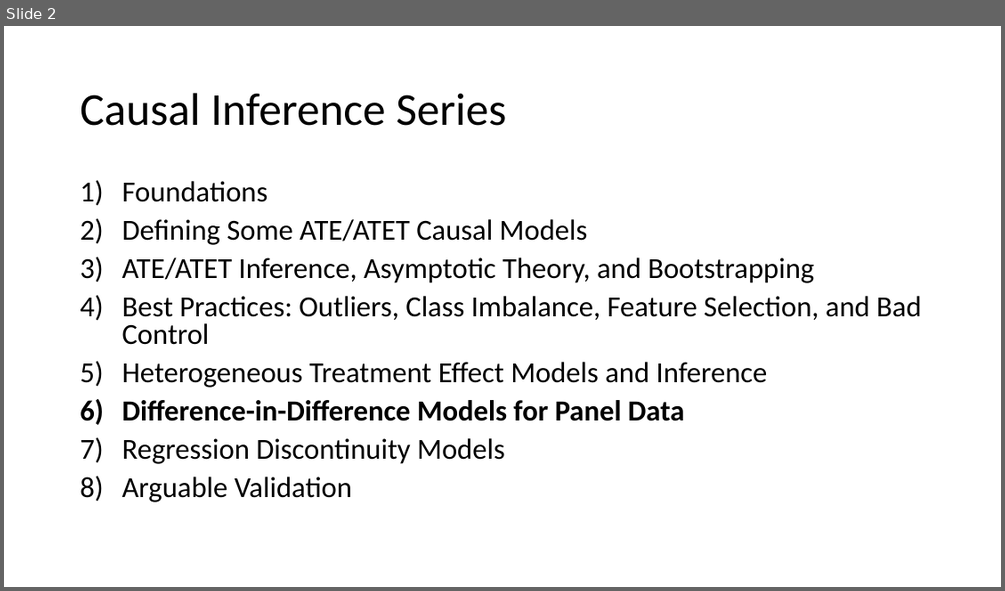
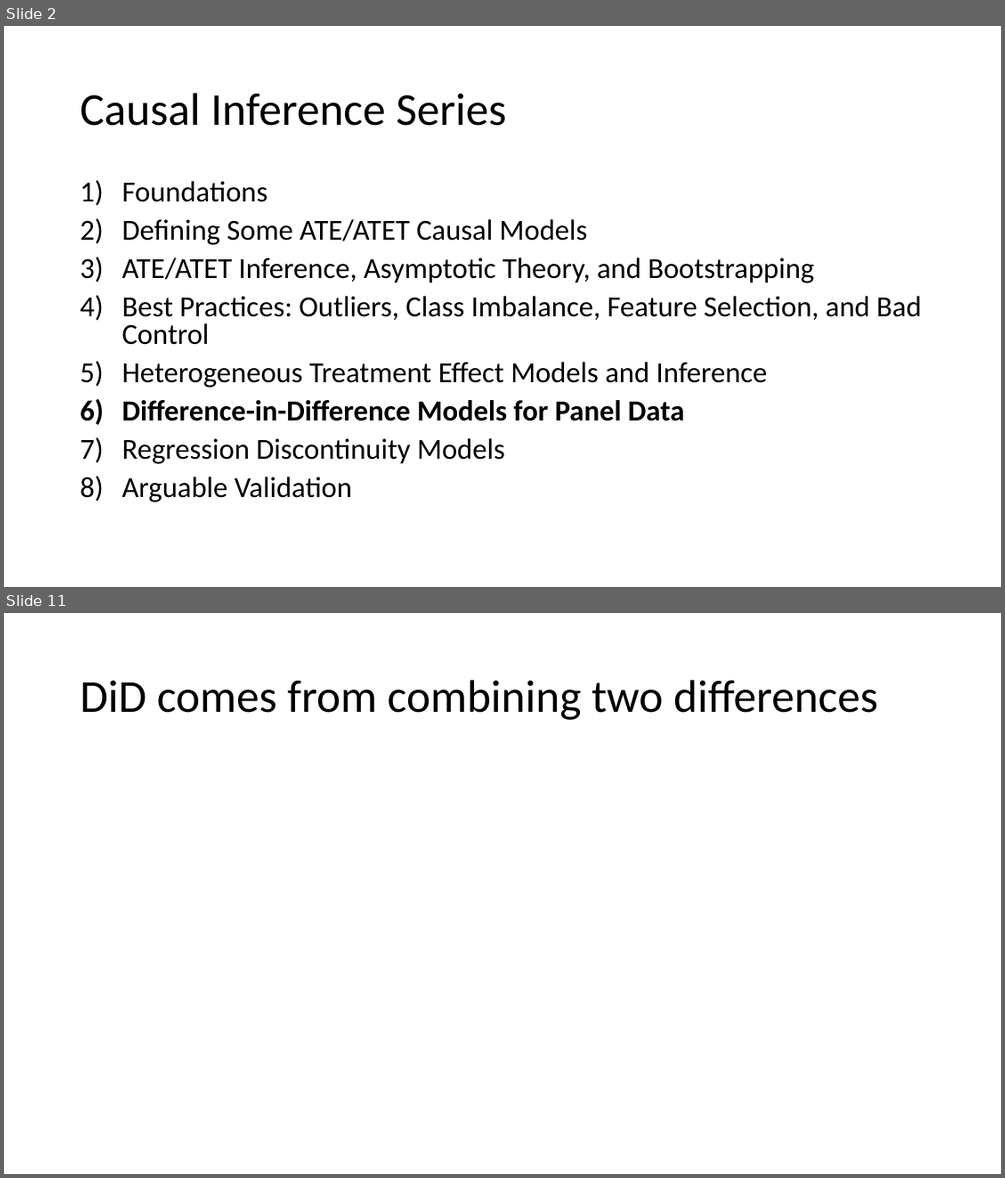
Before and after one commit to shoepaladin/causalinference_crashcourse, a slide deck: Powerpoints/6 DiffnDiff (WIP).pptx. Shown one above the other, each under a label of ours: slide 2 before the commit, slides 2 and 11 after it; the slides between them are not shown. The pictures are 1005x591 and 1005x1178 pixels, drawn with LibreOffice and Linux fonts; fonts in the diff are those of the drawing; grey boxes stand for pictures. Boxes give left, top, right and bottom in pixels: in the first picture for what was removed or moved away, otherwise in the second. Text is boxed around its words. In the diff, an @@ line names an element or a change of style, - is before the commit and + after.

```diff
--- a/Powerpoints/6 DiffnDiff (WIP).pptx
+++ b/Powerpoints/6 DiffnDiff (WIP).pptx
@@ slide 11 added at box(4, 613, 1001, 1174), background #FFFFFF @@
@@ title added at box(80, 680, 878, 720), 44 pt, text #000000 @@
+DiD comes from combining two differences
```
Also in this commit, not shown: 2 slides changed, 22 other slides added, 3 other files.
